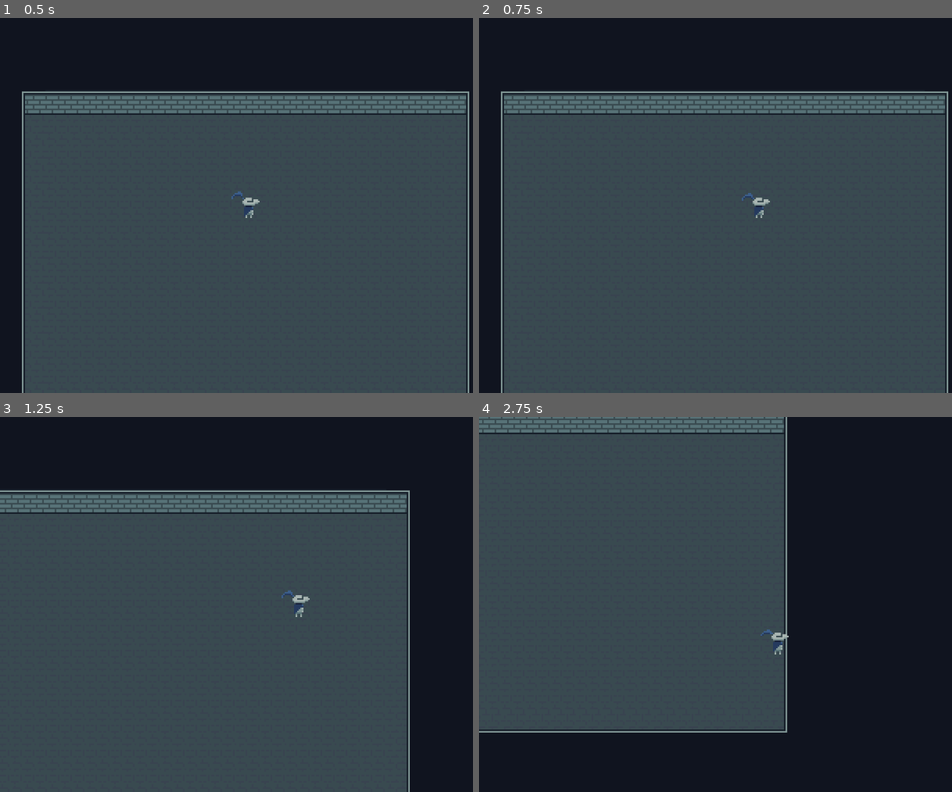
Above: before the commit, frames 1-4 (two rows, left to right).
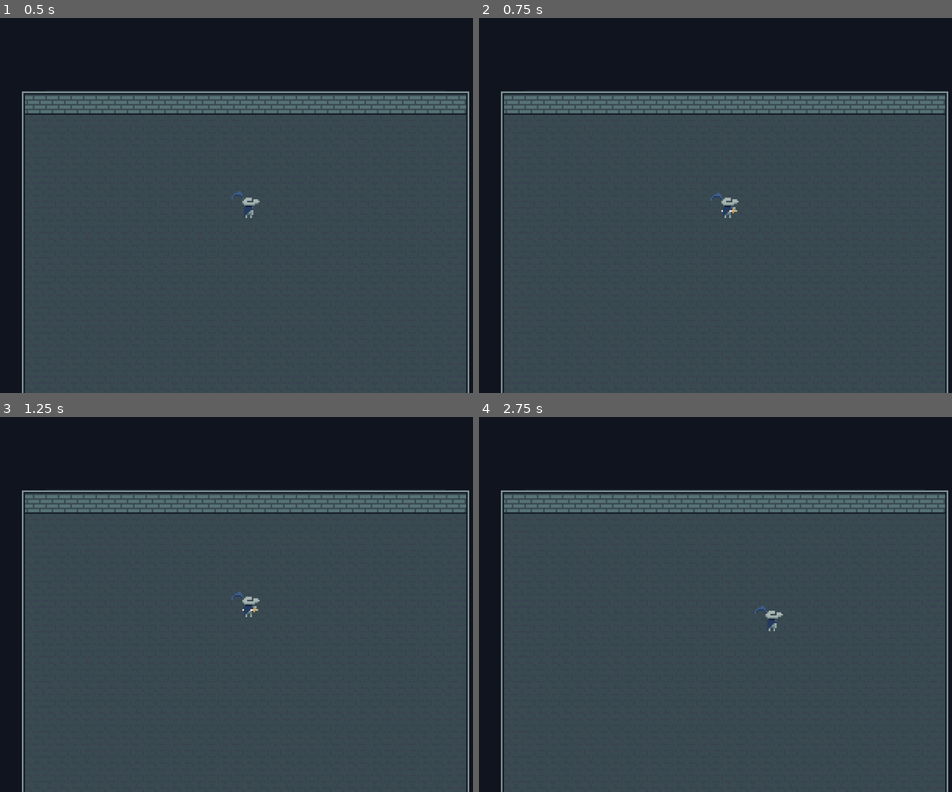
Above: after the commit, the same moments.

Repository: martinbriebac/tiny-caballero
Game: Godot game, scene res://scenes/main.tscn
Two runs of this game, one before a commit and one after it. Both use one fixed random seed, a clock stepped at 60 frames per second and the inputs below.
Inputs:
- Up to frame 1 (0.5 s): no input
- Up to frame 2 (0.75 s): tap Enter (ui_accept) at 0.5, 0.6 s; hold D (move_right) from 0.53 s (still down)
- Up to frame 3 (1.25 s): keep holding D (move_right); tap Enter (ui_accept) at 0.77, 1.07 s
- Up to frame 4 (2.75 s): release D (move_right) at 1.28 s; hold S (move_down) 1.28-2.03 s; tap Enter (ui_accept) at 1.35, 1.52, 1.82, 2.1 s; hold D (move_right) from 2.03 s (still down)

Frame 1 is identical in both runs. In frame 2, 0.2% of the frame differs, in the area x 48-62%, y 46-54%; in frame 3, 15%; in frame 4, 55%, in the area x 0-100%, y 0-100%.

Commit message:
implemented attack animation

Diff:
--- a/scenes/player.tscn
+++ b/scenes/player.tscn
@@ -190,7 +190,7 @@
 "duration": 1.0,
 "texture": SubResource("AtlasTexture_4eap5")
 }],
-"loop": true,
+"loop": false,
 "name": &"attack_melee",
 "speed": 13.0
 }, {
--- a/scripts/player.gd
+++ b/scripts/player.gd
@@ -2,11 +2,55 @@
 
 const SPEED = 100.0
 
+var animation_state = ""
+var is_attacking = false
+
+func _ready():
+	$AnimatedSprite2D.connect("animation_finished", Callable(self, "_on_AnimatedSprite2D_animation_finished"))
+
 func _physics_process(delta):
 	var input_vector = Vector2.ZERO
-	input_vector.x = Input.get_action_strength("move_right") - Input.get_action_strength("move_left")
-	input_vector.y = Input.get_action_strength("move_down") - Input.get_action_strength("move_up")
-	input_vector = input_vector.normalized()
 
-	velocity = input_vector * SPEED
+	if is_attacking:
+		velocity *= 0.5
+	else:
+		input_vector.x = Input.get_action_strength("move_right") - Input.get_action_strength("move_left")
+		input_vector.y = Input.get_action_strength("move_down") - Input.get_action_strength("move_up")
+		input_vector = input_vector.normalized()
+		velocity = input_vector * SPEED
+		move_and_slide()
+
+	if not is_attacking:
+		if input_vector != Vector2.ZERO:
+			velocity = input_vector * SPEED
+			if input_vector.x > 0:
+				animation_state = "walk"
+				$AnimatedSprite2D.scale.x = 1
+			elif input_vector.x < 0:
+				animation_state = "walk"
+				$AnimatedSprite2D.scale.x = -1
+			elif input_vector.y > 0:
+				animation_state = "walk"
+			elif input_vector.y < 0:
+				animation_state = "walk_up"
+			else:
+				animation_state = "idle"
+				$AnimatedSprite2D.scale.x = 1
+			$AnimatedSprite2D.animation = animation_state
+		else:
+			velocity = Vector2.ZERO
+			$AnimatedSprite2D.animation = "idle"
+			$AnimatedSprite2D.scale.x = 1
+
+	if Input.is_action_just_pressed("ui_accept") and not is_attacking:
+		is_attacking = true
+		$AnimatedSprite2D.animation = "attack_melee"
+
+
+func _on_AnimatedSprite2D_animation_finished():
+	print("Animation finished")
+	if is_attacking and $AnimatedSprite2D.animation == "attack_melee":
+		is_attacking = false
+		$AnimatedSprite2D.play("idle")
+
 	move_and_slide()
Not shown, changed: .gitattributes
